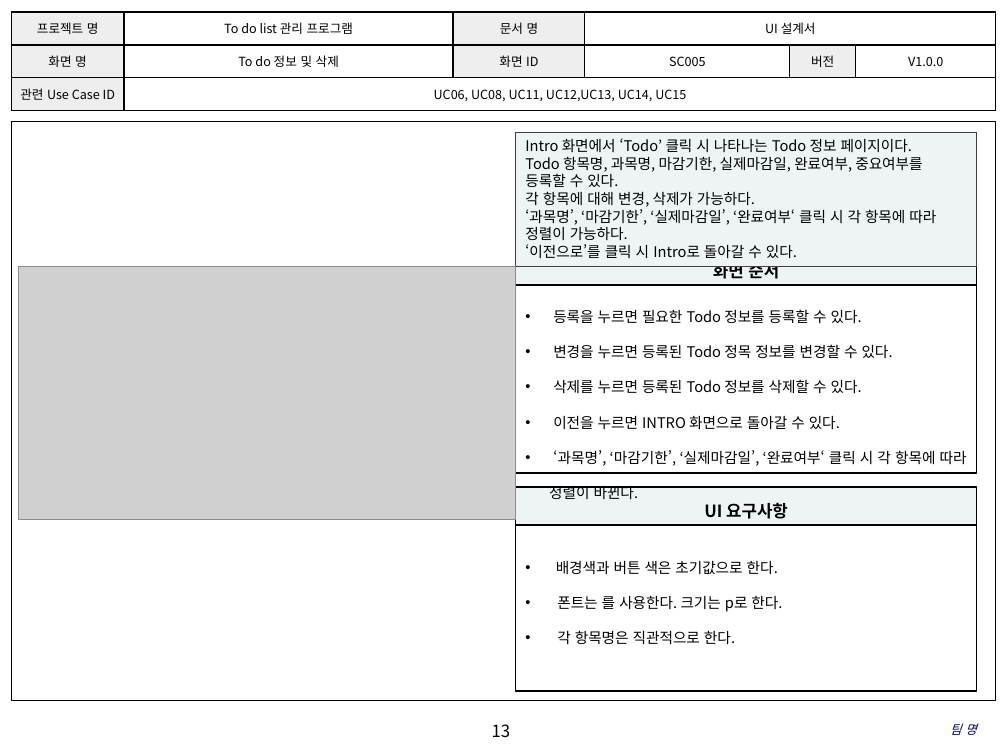
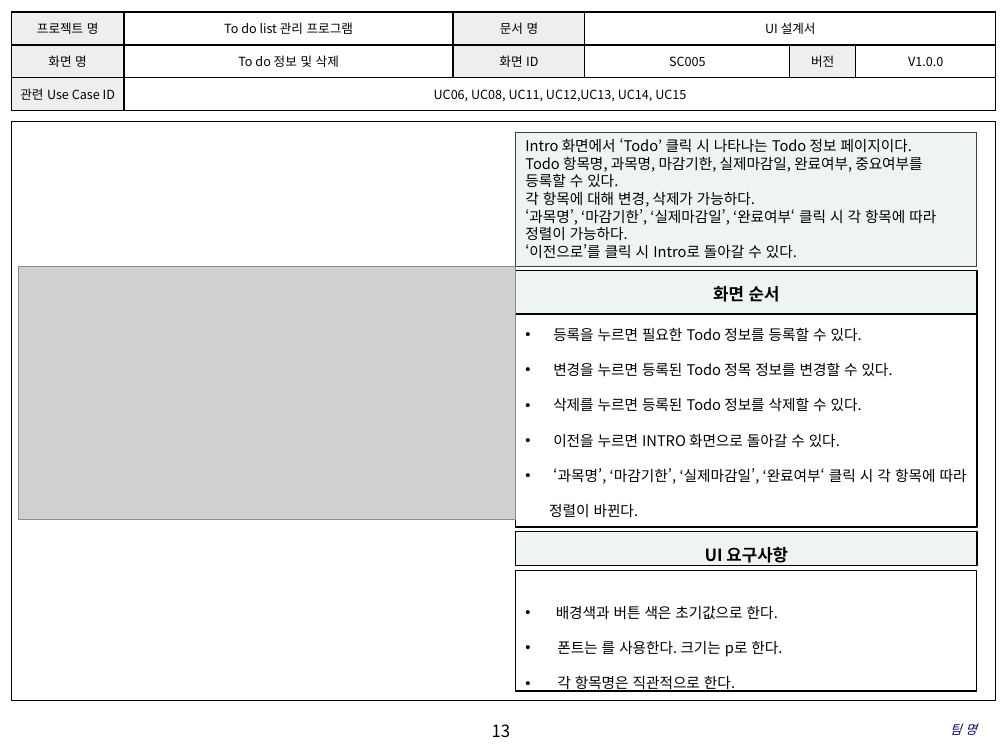
Before and after one commit to SE-admin/7, a slide deck: slide 13 of doc/3_ 설계서/UI Design Template.pptx. Drawn at 1008x756 pixels with LibreOffice and Linux fonts; fonts in the diff are those of the drawing; grey boxes stand for pictures; background and template pictures are left out. Boxes give left, top, right and bottom in pixels: in the first picture for what was removed or moved away, otherwise in the second. Text is boxed around its words. In the diff, an @@ line names an element or a change of style, - is before the commit and + after.

```diff
--- a/doc/3_ 설계서/UI Design Template.pptx
+++ b/doc/3_ 설계서/UI Design Template.pptx
@@ rectangle "화면 순서": place and size @@
-rectangle "화면 순서" at (515,247,977,285)
+rectangle "화면 순서" at (516,271,978,314)
@@ text "등록을 누르면 필요한 Todo 정보를 ...": place and size @@
-text "등록을 누르면 필요한 Todo 정보를 ..." at (549,309,967,499)
+text "등록을 누르면 필요한 Todo 정보를 ..." at (549,327,967,517)
@@ rectangle: place and size @@
-rectangle at (515,285,977,473)
+rectangle at (516,314,978,527)
@@ rectangle "UI 요구사항": place and size @@
-rectangle "UI 요구사항" at (515,487,977,525)
+rectangle "UI 요구사항" at (516,531,978,565)
@@ rectangle "배경색과 버튼 색은 초기값으로 한다.": place and size @@
-rectangle "배경색과 버튼 색은 초기값으로 한다." at (515,525,977,691)
+rectangle "배경색과 버튼 색은 초기값으로 한다." at (515,571,977,691)
```
Also in this commit, not shown: 1 other slide changed.
